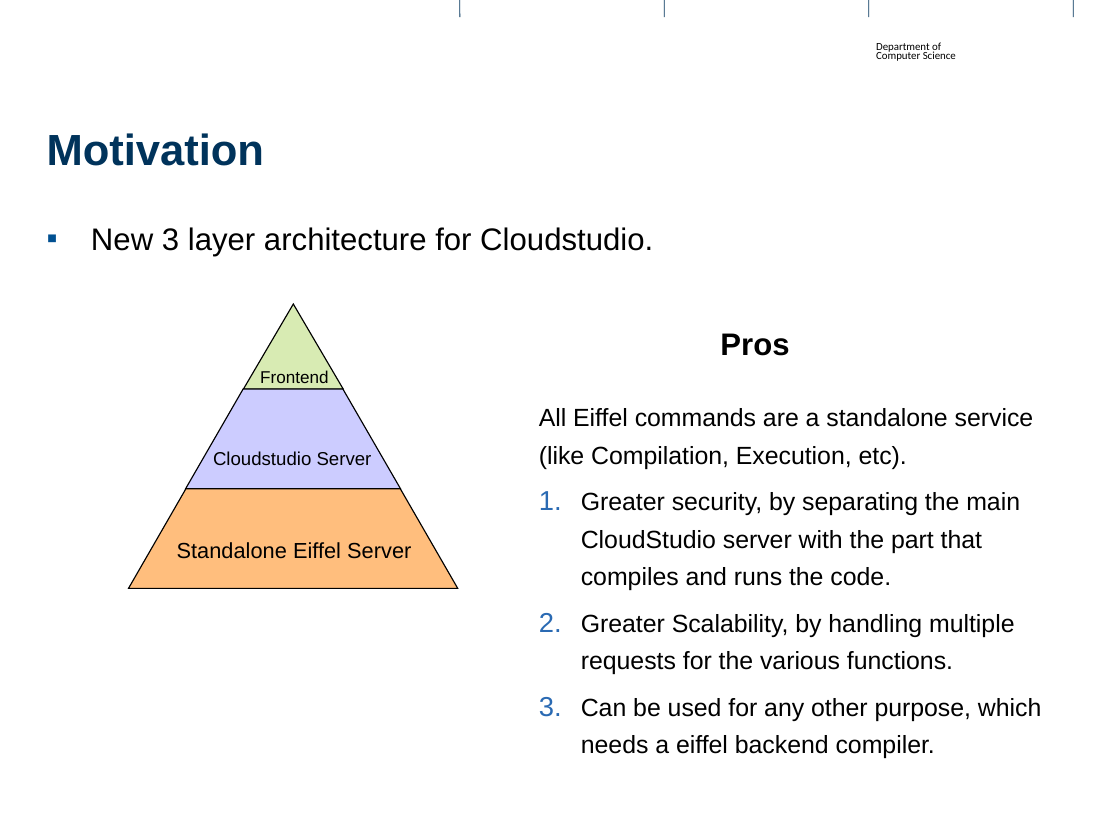
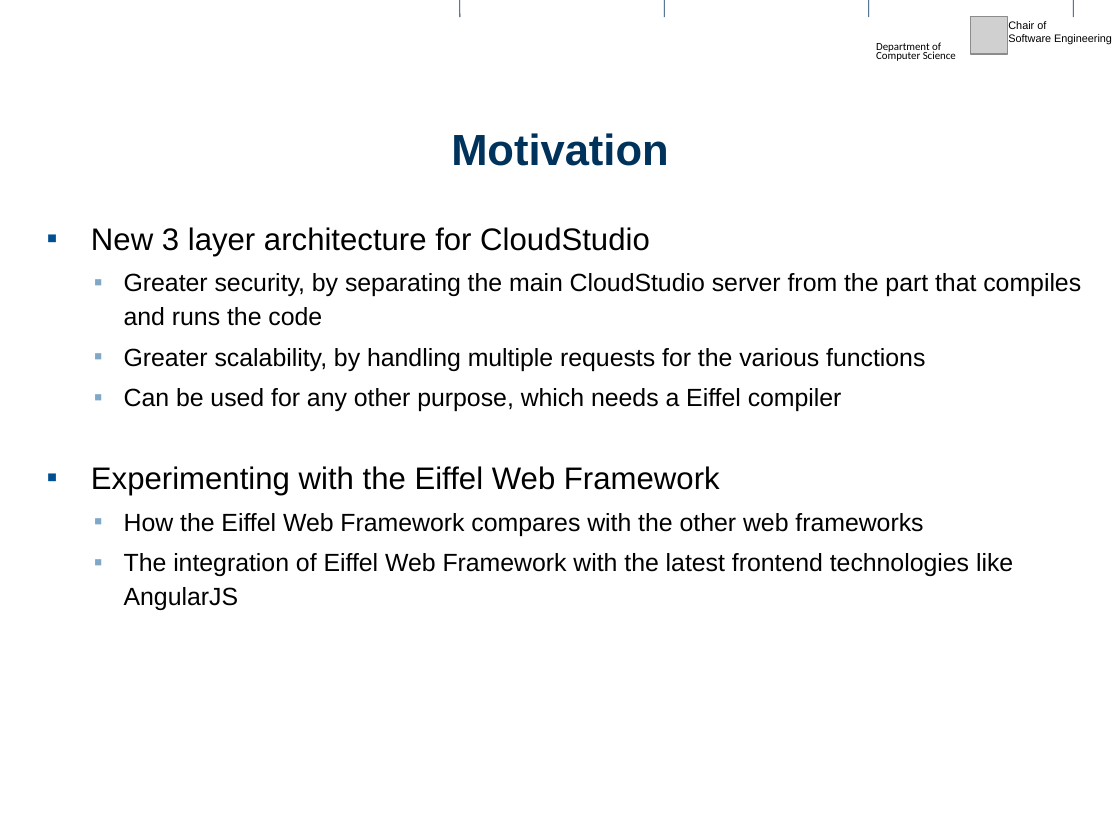
Before and after one commit to kediamanav/Mantra, a slide deck: slide 3 of server_app/my_project.pptx (slide 2 before the commit). Drawn at 1120x840 pixels with LibreOffice and Linux fonts; fonts in the diff are those of the drawing; grey boxes stand for pictures; background and template pictures are left out. Boxes give left, top, right and bottom in pixels: in the first picture for what was removed or moved away, otherwise in the second. Text is boxed around its words. In the diff, an @@ line names an element or a change of style, - is before the commit and + after.

Commit message:
Frontend improved

```diff
--- a/server_app/my_project.pptx
+++ b/server_app/my_project.pptx
@@ picture added at (971, 17, 1008, 55) @@
@@ text added at (1008, 21, 1112, 44), 7 pt, text #000000 @@
+Chair of
+Software Engineering
@@ title "Motivation" at (451, 133, 668, 166): alignment left to centre @@
@@ text at (91, 227, 1081, 610): text changed; size 20 to 16 pt @@
-▪ New 3 layer architecture for Cloudstudio.
+▪ New 3 layer architecture for CloudStudio
+  ▪ Greater security, by separating the main CloudStudio server from the part that compiles and runs the code
+  ▪ Greater scalability, by handling multiple requests for the various functions
+  ▪ Can be used for any other purpose, which needs a Eiffel compiler
+▪ Experimenting with the Eiffel Web Framework
+  ▪ How the Eiffel Web Framework compares with the other web frameworks
+  ▪ The integration of Eiffel Web Framework with the latest frontend technologies like AngularJS
@@ text removed at (720, 333, 789, 356) @@
-Pros
@@ text removed at (539, 408, 1041, 758) @@
-All Eiffel commands are a standalone service (like Compilation, Execution, etc).
-1. Greater security, by separating the main CloudStudio server with the part that compiles and runs the code.
-2. Greater Scalability, by handling multiple requests for the various functions.
-3. Can be used for any other purpose, which needs a eiffel backend compiler.
@@ group removed at (129, 304, 458, 588): 3 freeform shapes, 3 texts @@
-Frontend
-Cloudstudio Server
-Standalone Eiffel Server
@@ page number at (539, 613, 562, 632): text changed @@
-2
+3
```
Also in this commit, not shown: 13 other slides changed, 2 slides added, 4 slides removed, 4 other files.
